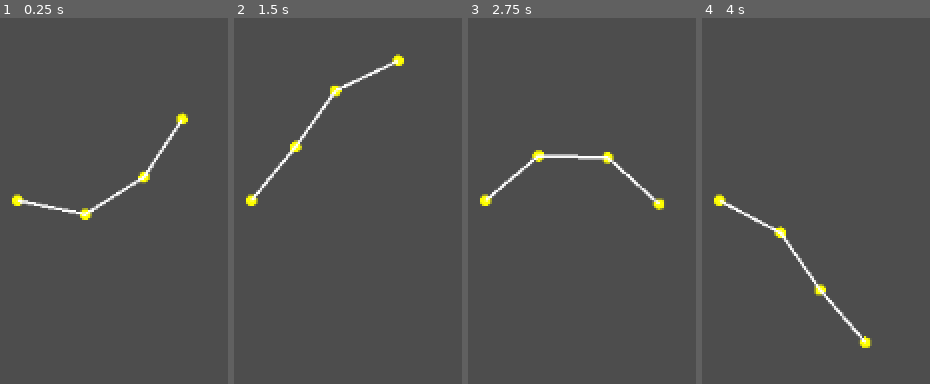
Above: before the commit, frames 1-4 (left to right).
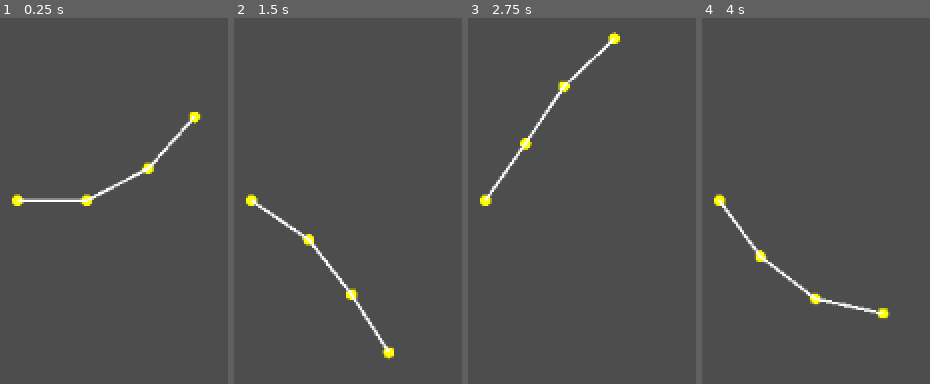
Above: after the commit, the same moments.

Repository: xv-k/wallace-pond
Game: Godot game, scene res://simple_worm.tscn
The game is run twice, just before and just after one commit, with the same random seed, the same clock (stepped at 60 frames per second) and the same inputs.
Inputs:
- Up to frame 1 (0.25 s): no input
- Up to frame 2 (1.5 s): no input
- Up to frame 3 (2.75 s): no input
- Up to frame 4 (4 s): no input

The runs differ from the first frame. In frame 1, 2.3% of the frame differs, in the area x 8-89%, y 25-56%; in frame 2, 2.5%, in the area x 7-75%, y 9-94%; in frame 3, 2.5%; in frame 4, 2.5%.

Commit message:
added explaining comments

Diff:
--- a/simple_worm.gd
+++ b/simple_worm.gd
@@ -7,11 +7,12 @@
 @onready var line = $Line2D
 
 var t = 0.0
-var segment_length = 50.0
-var wave_amplitude = 1
-var wave_speed = 4.0
+var segment_length = 50.0 # length of each tail segment
+var wave_amplitude = 1 # the max "up" and "down" movement of one node relative to node in front of it
+var wave_speed = 2 # the speed of the up and down movement
+# an amplitude of 1 gives around 45° movement, 3.2 gives around 360°
 
-var head_pos = Vector2(200, 240)
+var head_pos = Vector2(200, 240) # the position of the first node
 
 # Called when the node enters the scene tree for the first time.
 func _ready() -> void:
@@ -27,14 +28,18 @@
 	var points = [A, B, C, D]
 
 	for i in range(1, points.size()):
-		var offset = i * 0.8  # phase delay
+		var offset = i * 0.5  # phase delay (if offset is zero, then you have a straight stick)
+		# offsets looks like the "stiffness" of the tail
+
 		var angle = sin(t * wave_speed - offset) * wave_amplitude
+		# - ofset looks the tail movement is starting at the head node and moving down to the last node
+		# + ofstet looks like the tail end starts the movement, going up towards the head (looks wrong)
 
-		var dir = Vector2.RIGHT.rotated(angle)
+		var dir = Vector2.RIGHT.rotated(angle) # can be seen as a unit vector in the direction of the calculated angle
 		points[i].position = points[i - 1].position + dir * segment_length
 
-	line.points = [A.position, B.position, C.position, D.position]
-	queue_redraw()
+	line.points = [A.position, B.position, C.position, D.position] #draws a line through all the points
+	queue_redraw() # redraw the draw fucntion
 
 # Function to draw the nodes (so they are visible)
 func _draw():
